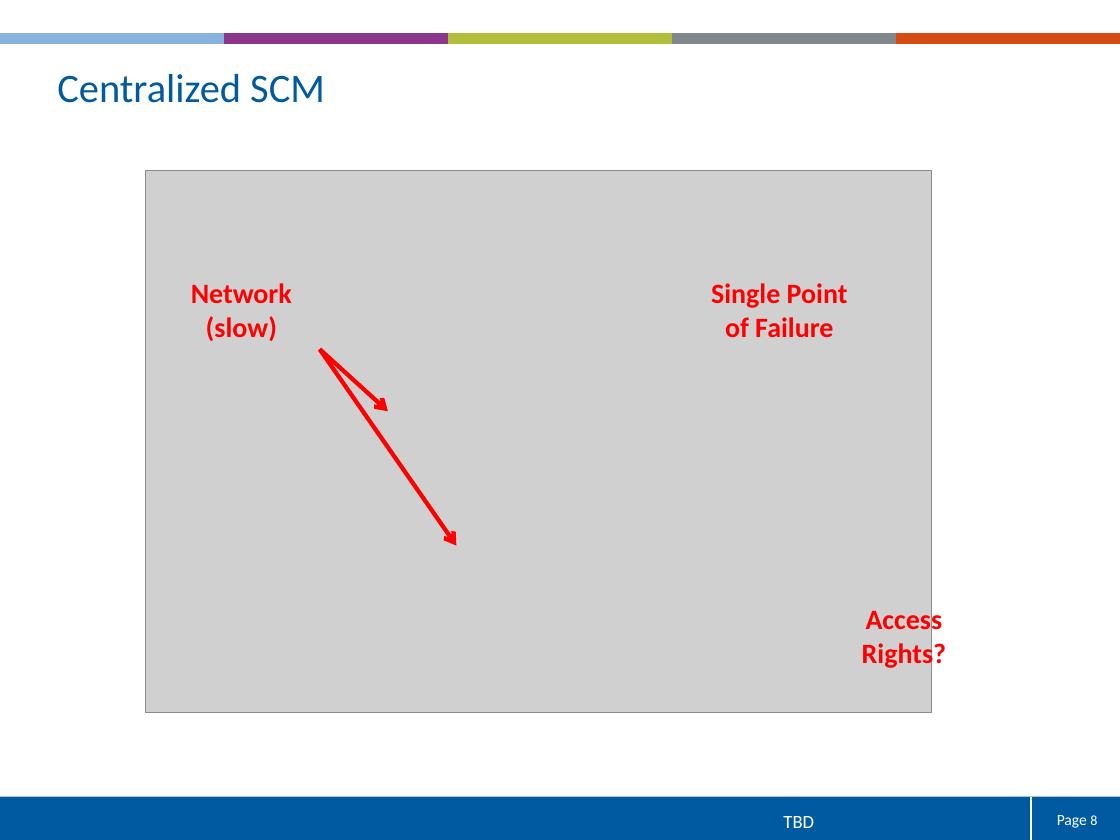
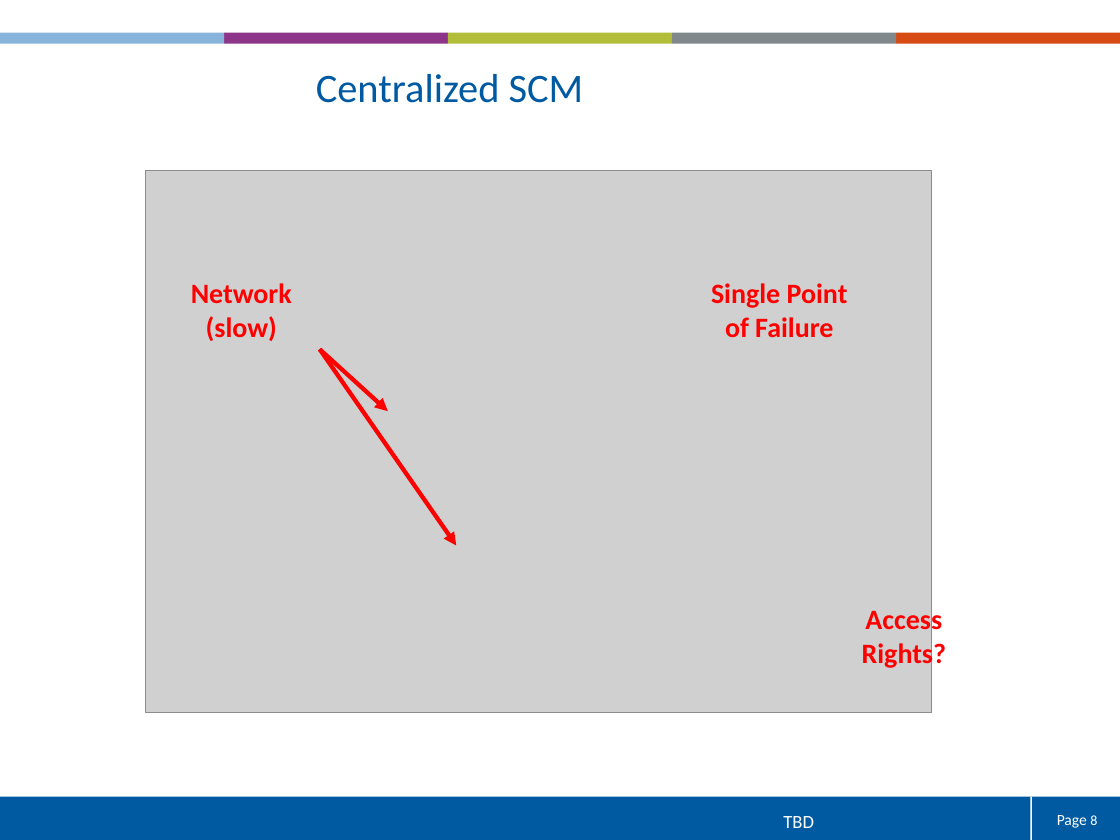
Before and after one commit to tpaskap/GITDOC, a slide deck: slide 8 of ppt/FR_Formation_GIT.pptx. Drawn at 1120x840 pixels with LibreOffice and Linux fonts; fonts in the diff are those of the drawing; grey boxes stand for pictures; background and template pictures are left out. Boxes give left, top, right and bottom in pixels: in the first picture for what was removed or moved away, otherwise in the second. Text is boxed around its words. In the diff, an @@ line names an element or a change of style, - is before the commit and + after.

```diff
--- a/ppt/FR_Formation_GIT.pptx
+++ b/ppt/FR_Formation_GIT.pptx
@@ text "Centralized SCM": place and size @@
-text "Centralized SCM" at [57, 74, 325, 103]
+text "Centralized SCM" at [316, 74, 584, 103]
@@ text "Centralized SCM" at [316, 74, 584, 103]: alignment left to centre @@
@@ arrow (319, 349) - (388, 411): arrowheads changed @@
@@ arrow (319, 349) - (456, 545): arrowheads changed @@
```
Also in this commit, not shown: 12 other slides changed, 4 slides added, 5 slides removed.
